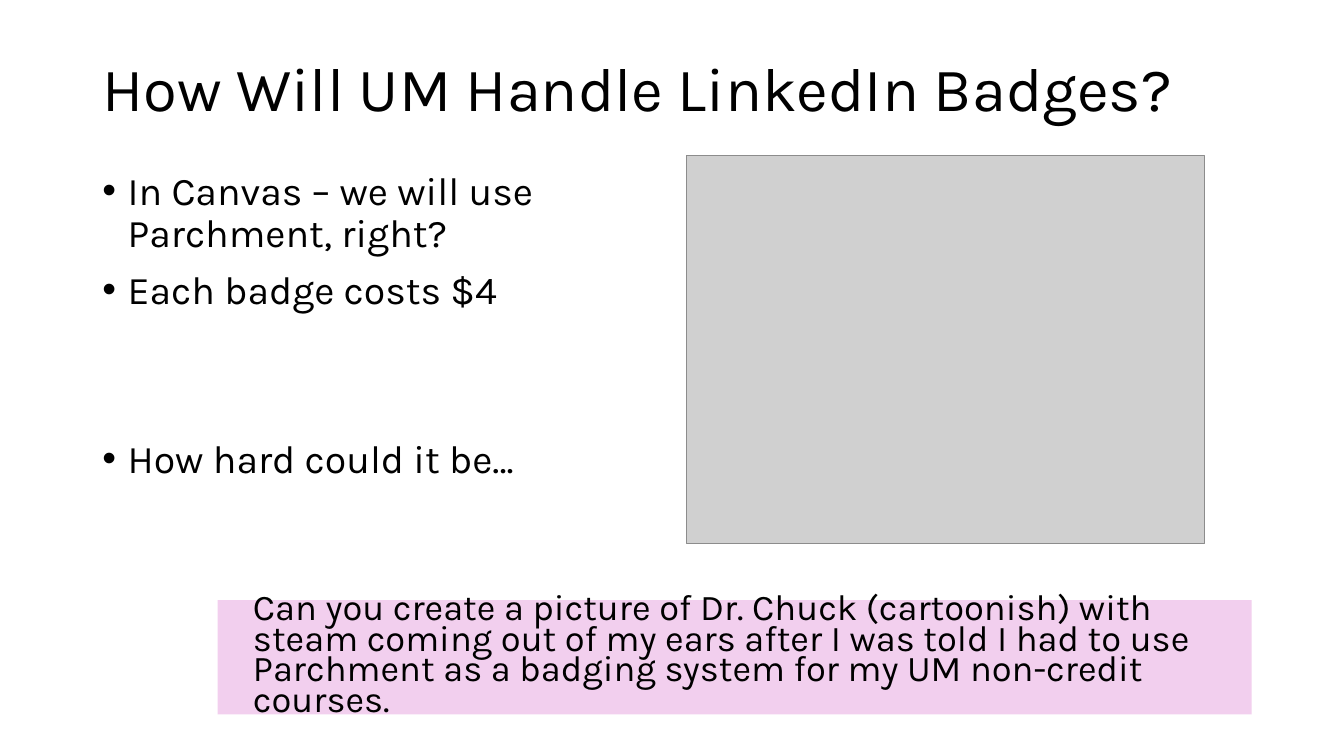
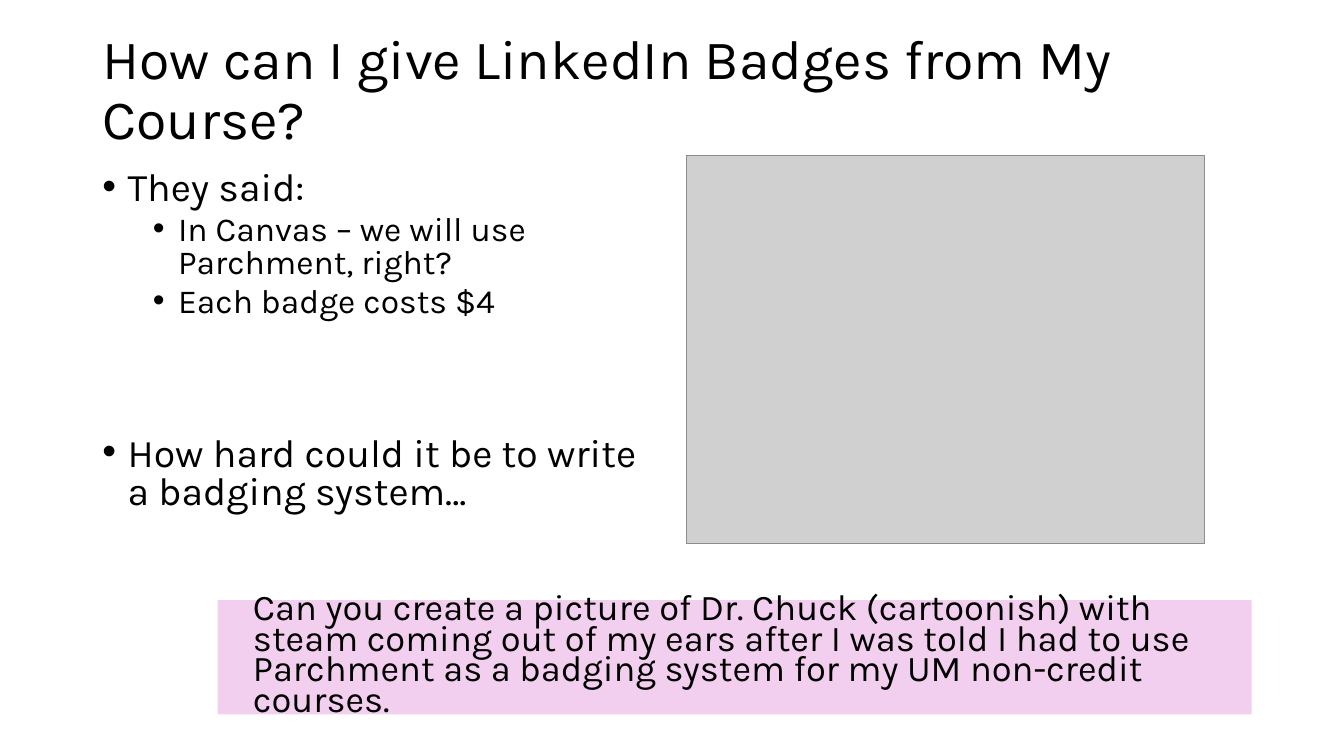
Before and after one commit to csev/talks, a slide deck: slide 12 of 2026/2026-06-VC-Badges.pptx. Drawn at 1344x756 pixels with LibreOffice and Linux fonts; fonts in the diff are those of the drawing; grey boxes stand for pictures; background and template pictures are left out. Boxes give left, top, right and bottom in pixels: in the first picture for what was removed or moved away, otherwise in the second. Text is boxed around its words. In the diff, an @@ line names an element or a change of style, - is before the commit and + after.

```diff
--- a/2026/2026-06-VC-Badges.pptx
+++ b/2026/2026-06-VC-Badges.pptx
@@ title at (102, 41, 1112, 140): text changed; size 44 to 39.6 pt @@
-How Will UM Handle LinkedIn Badges?
+How can I give LinkedIn Badges from My Course?
@@ text at (128, 174, 304, 211): paragraph added @@
+• They said:
@@ text at (178, 218, 526, 322): size 28 to 24 pt in "In Canvas – we will use Parchment, ...", "Each badge costs $4"; list level 1 to 2 in "In Canvas – we will ..."; line spacing 0.9 to 0.8; list level 1 to 2 in "Each badge costs $4" @@
@@ text at (128, 440, 636, 515): text changed @@
-• How hard could it be…
+• How hard could it be to write a badging system…
```
Also in this commit, not shown: 9 other slides changed, 4 other files.
